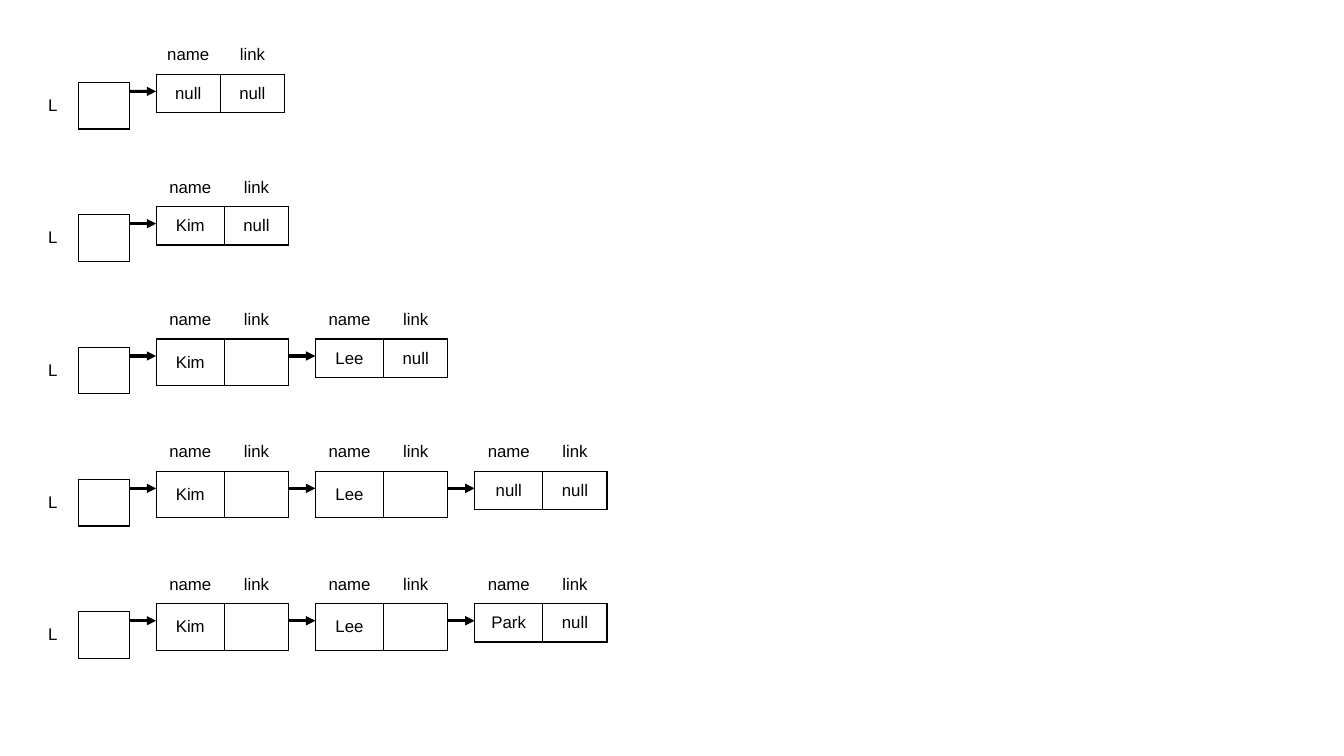
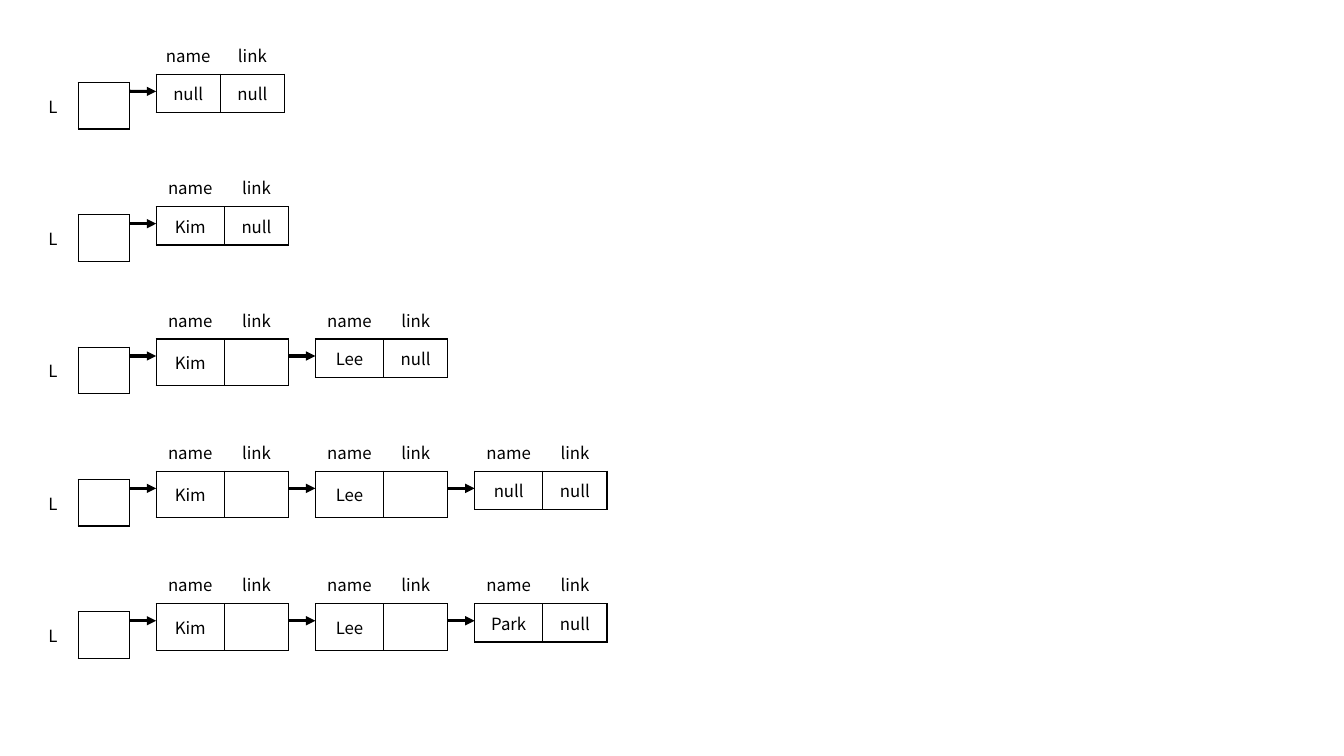
Before and after one commit to Rap0d/rap0d.github.io, a slide deck: slide 12 of assets/form/matrix.pptx. Drawn at 1344x756 pixels with LibreOffice and Linux fonts; fonts in the diff are those of the drawing. Boxes give left, top, right and bottom in pixels: in the first picture for what was removed or moved away, otherwise in the second. Text is boxed around its words. In the diff, an @@ line names an element or a change of style, - is before the commit and + after.

```diff
--- a/assets/form/matrix.pptx
+++ b/assets/form/matrix.pptx
@@ table at [27,36,130,117] @@
@@ font Arial to Noto Sans CJK KR @@
@@ table at [156,36,285,113] @@
@@ font Arial to Noto Sans CJK KR @@
@@ table at [27,168,130,249] @@
@@ font Arial to Noto Sans CJK KR @@
@@ table at [156,168,289,245] @@
@@ font Arial to Noto Sans CJK KR @@
@@ table at [156,300,289,377] @@
@@ font Arial to Noto Sans CJK KR @@
@@ table at [316,300,449,377] @@
@@ font Arial to Noto Sans CJK KR @@
@@ table at [27,433,130,514] @@
@@ font Arial to Noto Sans CJK KR @@
@@ table at [156,433,289,509] @@
@@ font Arial to Noto Sans CJK KR @@
@@ table at [316,433,449,509] @@
@@ font Arial to Noto Sans CJK KR @@
@@ table at [475,433,608,509] @@
@@ font Arial to Noto Sans CJK KR @@
@@ table at [27,566,130,646] @@
@@ font Arial to Noto Sans CJK KR @@
@@ table at [156,566,289,642] @@
@@ font Arial to Noto Sans CJK KR @@
@@ table at [316,566,449,642] @@
@@ font Arial to Noto Sans CJK KR @@
@@ table at [475,566,608,642] @@
@@ font Arial to Noto Sans CJK KR @@
```
Also in this commit, not shown: 17 other slides changed, 1 slide added, 1 other file.
